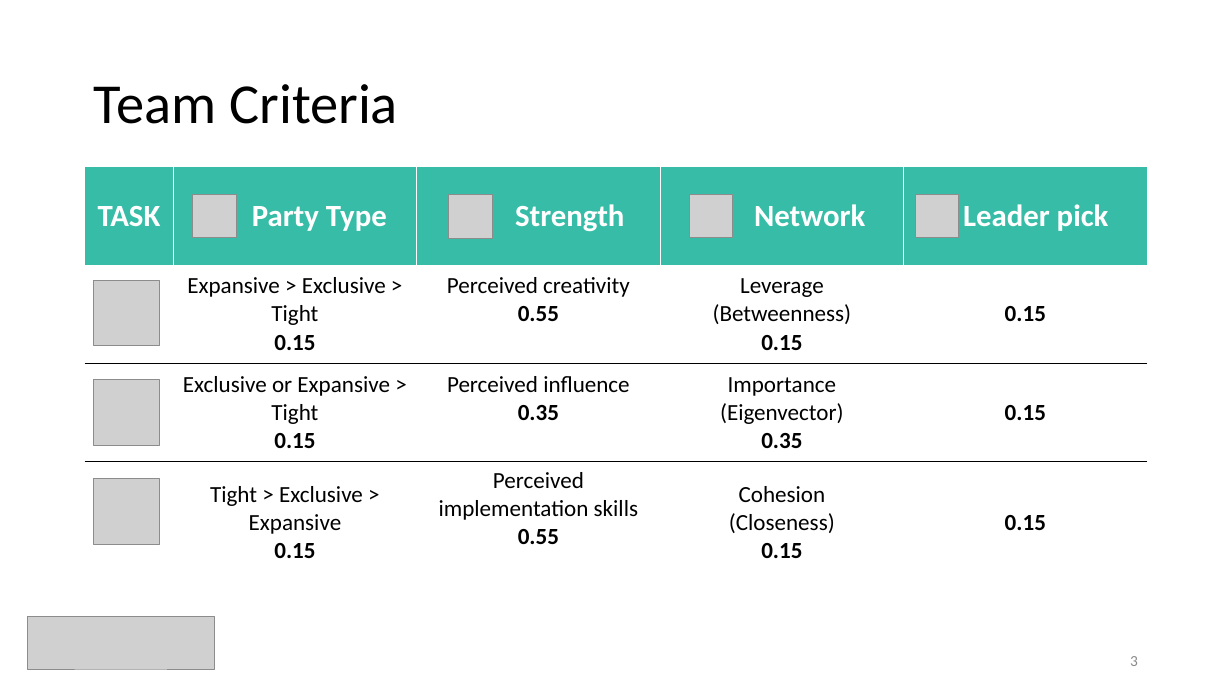
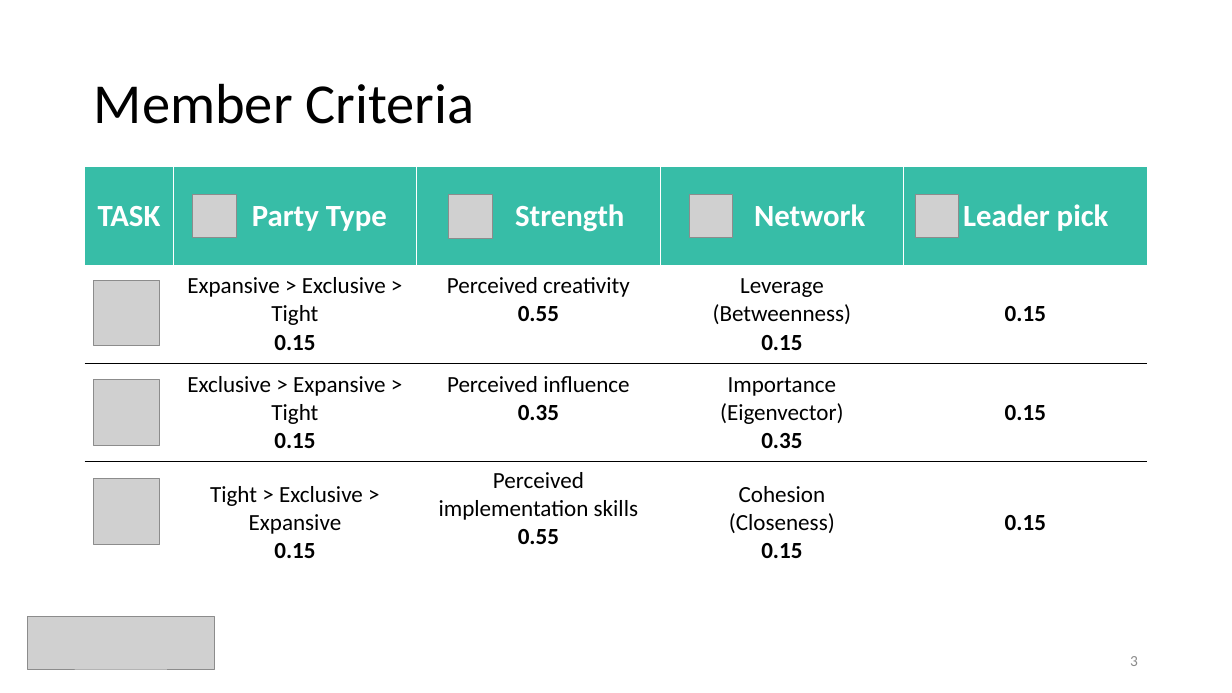
Before and after one commit to ceciliacheungns/Analytics_In_Business, a slide deck: slide 4 of Presentation.pptx. Drawn at 1232x693 pixels with LibreOffice and Linux fonts; fonts in the diff are those of the drawing; grey boxes stand for pictures. Boxes give left, top, right and bottom in pixels: in the first picture for what was removed or moved away, otherwise in the second. Text is boxed around its words. In the diff, an @@ line names an element or a change of style, - is before the commit and + after.

```diff
--- a/Presentation.pptx
+++ b/Presentation.pptx
@@ title at bbox=[94, 83, 474, 124]: text changed @@
-Team Criteria
+Member Criteria
@@ table at bbox=[85, 166, 1150, 581] @@
-row 3, column 2: Exclusive or Expansive > Tight / 0.15
+row 3, column 2: Exclusive > Expansive > Tight / 0.15
```
Also in this commit, not shown: 2 other slides changed.
